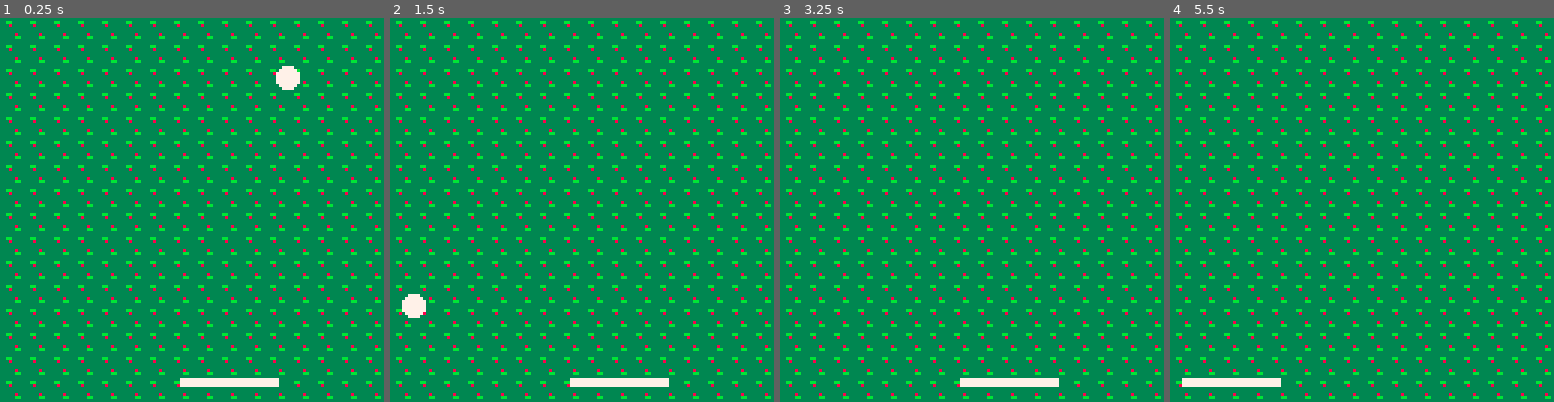
Above: before the commit, frames 1-4 (left to right).
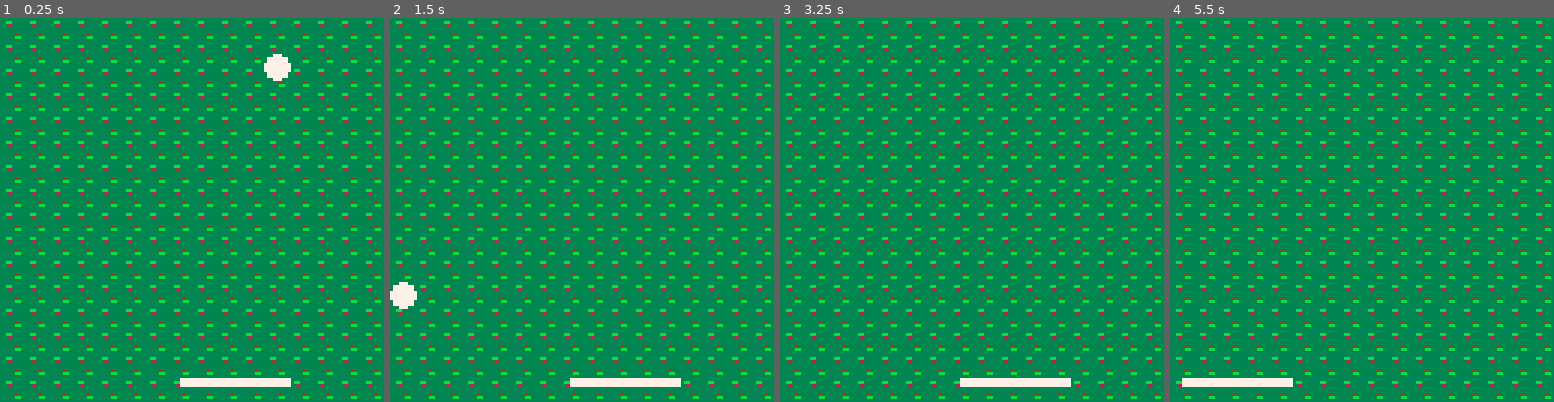
Above: after the commit, the same moments.

Repository: adatechschool/PC-pico8-maraalno
Game: PICO-8 cartridge monjeu.p8
The game is run twice, just before and just after one commit, with the same random seed, the same clock (stepped at 60 frames per second) and the same inputs.
Inputs:
- Up to frame 1 (0.25 s): no input
- Up to frame 2 (1.5 s): no input
- Up to frame 3 (3.25 s): hold Right 1.6-2.1 s; hold Right 2.47-3.03 s; hold Left from 3.08 s (still down)
- Up to frame 4 (5.5 s): release Left at 3.58 s; hold Right 4.02-4.68 s; hold Left from 5.08 s (still down)

The runs differ from the first frame. In frame 1, 0.6% of the frame differs, in the area x 68-79%, y 9-97%; in frame 2, 0.6%; in frame 3, less than 0.1%; in frame 4, less than 0.1%.

Commit message:
[Feature_Code_Collisions]v3

Diff:
--- a/monjeu.p8
+++ b/monjeu.p8
@@ -2,13 +2,21 @@
 version 29
 __lua__
 function _init()
-	p = {x=60,	y=120,
-						w=32, h=2, speed = 7}
-	ball={x=60, y=0,
-						r=7, speedx = 4,speedy=2}
-
-
-
+	p={
+		x=60,
+		y=120,
+		w=36,
+		h=2,
+		speed=7
+	}
+	ball={
+		x=60,
+		y=0,
+		r=4,
+		speedx=4,
+		speedy=2,
+		speedup=0,5
+	}
 end
 
 function _update()
@@ -16,7 +24,7 @@
 	if(btn(⬅️)) p.x-=p.speed
 
 	--raquette mouvement
- if(p.x<0)then
+ if(p.x<-3)then
   btn(➡️) p.x+=p.speed
  end
  if(p.x>96)then
@@ -37,7 +45,7 @@
 	p.y+p.h,7)
 
 	--balle
-	spr(17,ball.x,ball.y)
+	circfill(ball.x,ball.y,ball.r,7)
 
 
 end
@@ -81,27 +89,24 @@
 
 function collision ()
 
-	if((ball.x+ball.r)>=p.x)
+	if((ball.x)>=p.x+3)
 	 	and
-			((ball.x+ball.r)<=(p.x+p.w))
-			 and
-			((ball.y+ball.r)>=p.y)
-				and
-			((ball.y+ball.r)<=(p.y+p.h))
-				then
-			ball.speedy=-ball.speedy+0.2
-			ball.speedx=-ball.speedx+0.5
+			((ball.x)<=(p.x+p.w+3))
+			and
+			((ball.y+2)>=p.y)
+			and
+			((ball.y+2)<=(p.y+p.h))
+			then
+			ball.speedy=-ball.speedy
+															+ball.speedup
+			ball.speedx=-ball.speedx
+															-ball.speedup
+		--	p.w = p.w+9
 
 	end
 end
 
 
-
---if(p.x==ball.x
--- and p.y==ball.y) then
-	--ball.speedy=-ball.speedy
-	--ball.speedx=-ball.speedx
---	end
 
 
 __gfx__
Not shown, changed: the sound effects (__sfx__) section of monjeu.p8
